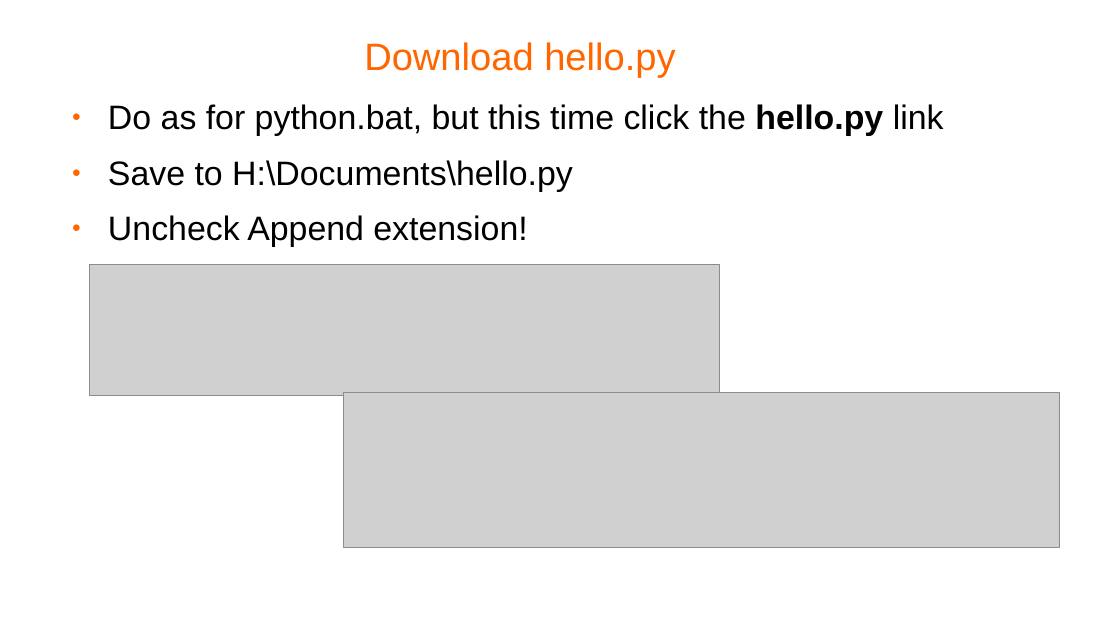
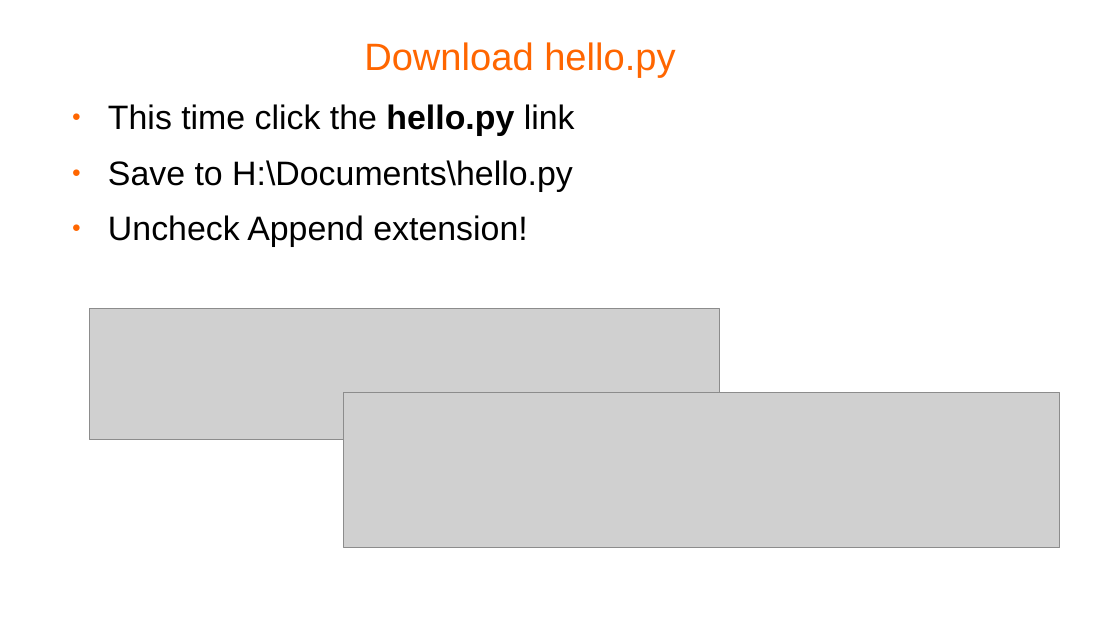
Before and after one commit to pellcorp/coding, a slide deck: slide 9 of docs/python-coding.odp (slide 10 before the commit). Drawn at 1120x630 pixels with LibreOffice and Linux fonts; fonts in the diff are those of the drawing; grey boxes stand for pictures; background and template pictures are left out. Boxes give left, top, right and bottom in pixels: in the first picture for what was removed or moved away, otherwise in the second. Text is boxed around its words. In the diff, an @@ line names an element or a change of style, - is before the commit and + after.

```diff
--- a/docs/python-coding.odp
+++ b/docs/python-coding.odp
@@ text at bbox=[108, 104, 575, 136]: text changed @@
-● Do as for python.bat, but this time click the hello.py link
+● This time click the hello.py link
@@ picture: place and size @@
-picture at bbox=[89, 265, 721, 396]
+picture at bbox=[89, 309, 721, 440]
```
Also in this commit, not shown: 1 other slide changed, 1 slide removed, 1 other file.
